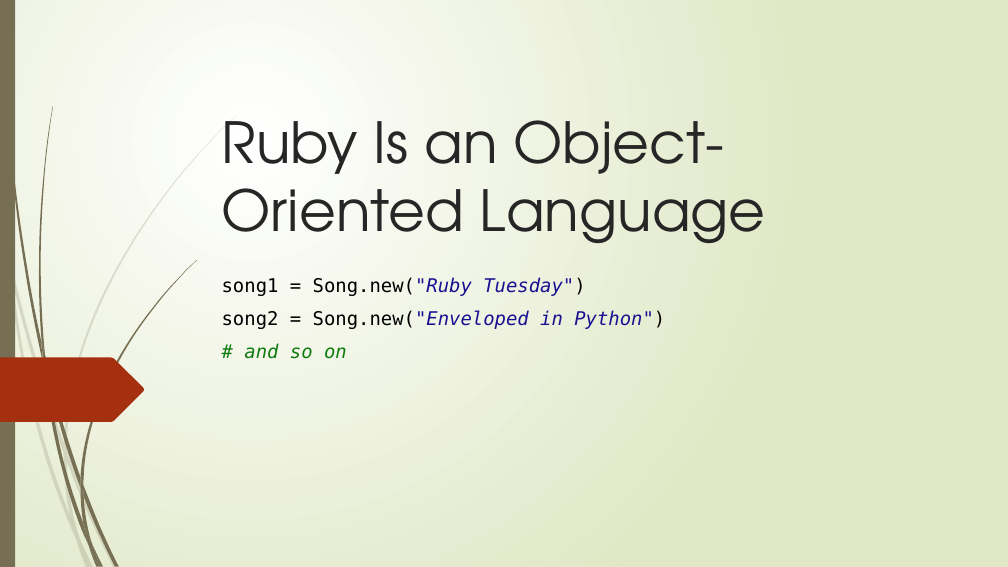
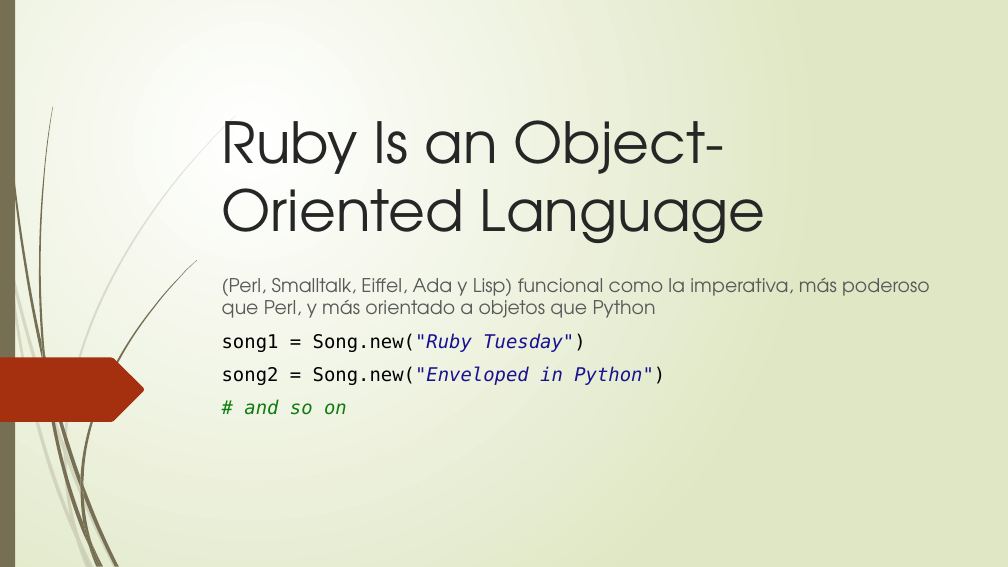
Before and after one commit to angelmoralesb/Fedesoft, a slide deck: slide 2 of ProyectoRuby/PresentacionRuby.pptx (slide 4 before the commit). Drawn at 1008x567 pixels with LibreOffice and Linux fonts; fonts in the diff are those of the drawing. Boxes give left, top, right and bottom in pixels: in the first picture for what was removed or moved away, otherwise in the second. Text is boxed around its words. In the diff, an @@ line names an element or a change of style, - is before the commit and + after.

```diff
--- a/ProyectoRuby/PresentacionRuby.pptx
+++ b/ProyectoRuby/PresentacionRuby.pptx
@@ subtitle at [222,278,930,318]: paragraph added @@
+(Perl, Smalltalk, Eiffel, Ada y Lisp) funcional como la imperativa, más poderoso que Perl, y más orientado a objetos que Python
```
Also in this commit, not shown: 9 other slides changed, 30 slides added, 3 slides removed, 1 other file.
